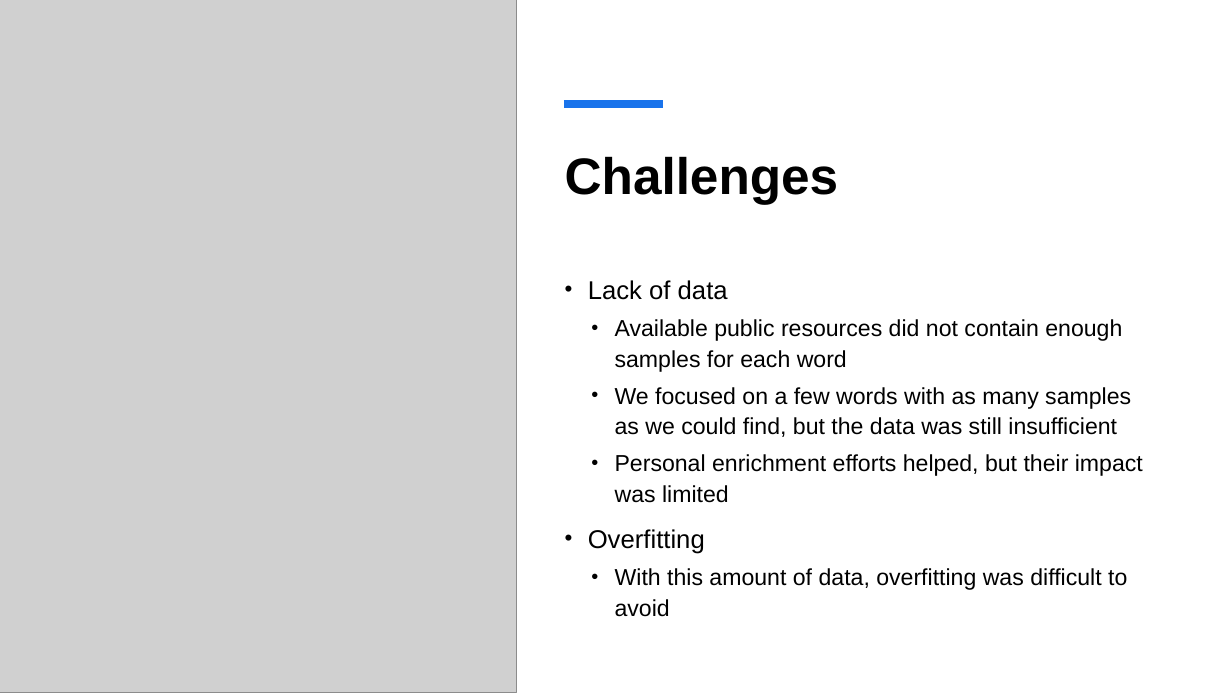
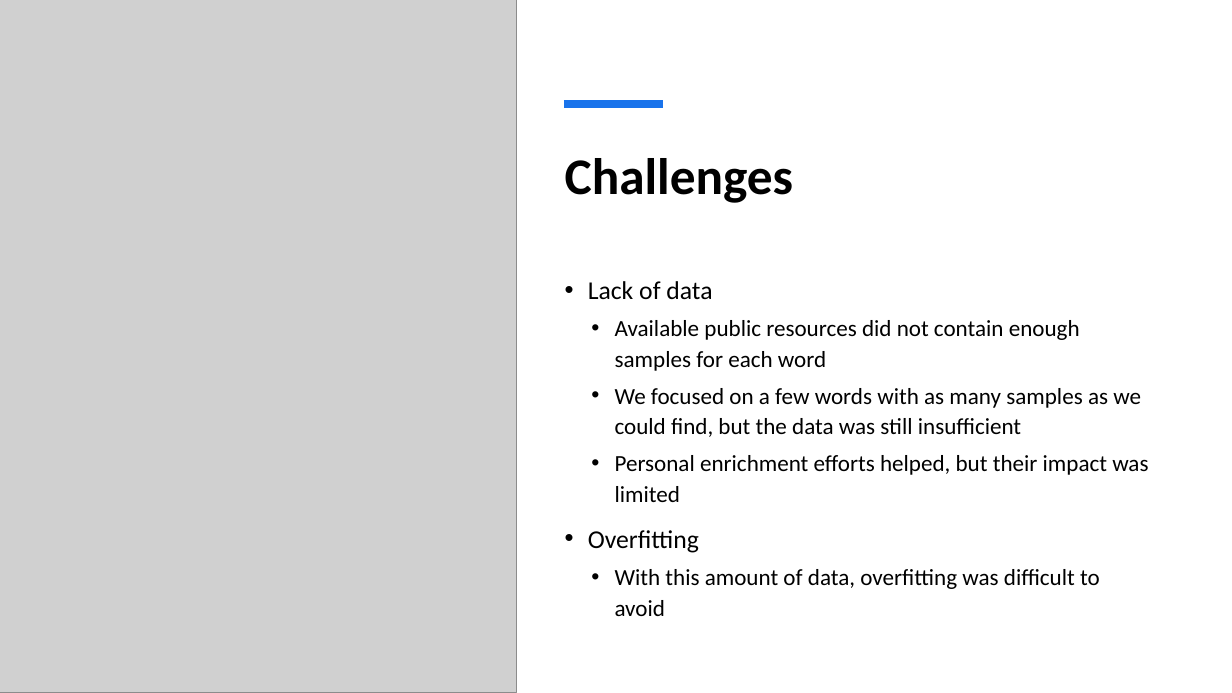
Before and after one commit to ellahazelbar/DeepWS, a slide deck: slide 7 of ASL translator.pptx. Drawn at 1232x693 pixels with LibreOffice and Linux fonts; fonts in the diff are those of the drawing; grey boxes stand for pictures. Boxes give left, top, right and bottom in pixels: in the first picture for what was removed or moved away, otherwise in the second. Text is boxed around its words. In the diff, an @@ line names an element or a change of style, - is before the commit and + after.

```diff
--- a/ASL translator.pptx
+++ b/ASL translator.pptx
@@ title "Challenges" at (565, 158, 793, 203): font Arial to Calibri @@
@@ text "Lack of data" at (588, 281, 1148, 616): font Arial to Calibri; less space between paragraphs @@
```
Also in this commit, not shown: 8 other slides changed, 5 other files.
